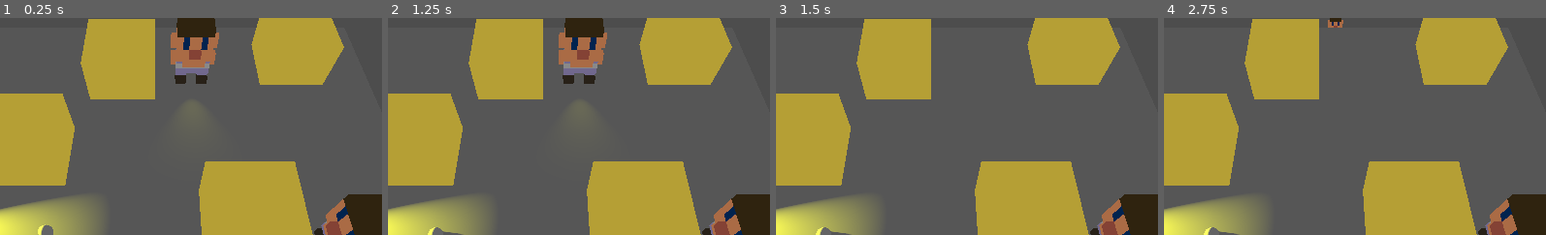
Above: before the commit, frames 1-4 (left to right).
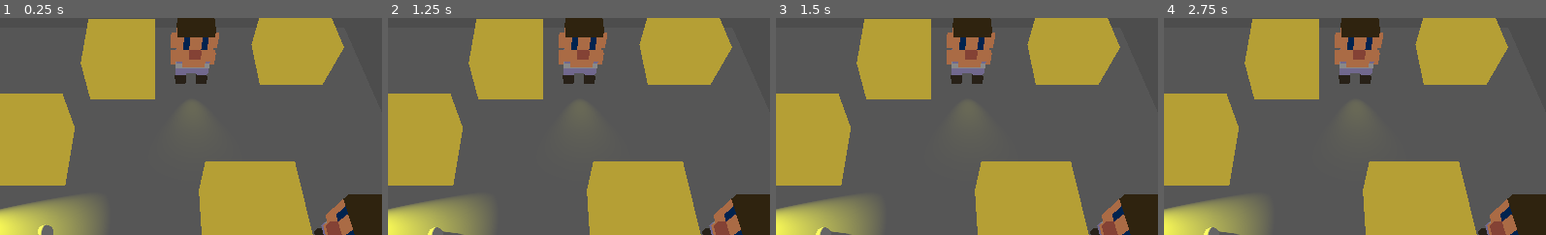
Above: after the commit, the same moments.

Repository: grandeisa/GGJ-2026
Game: Godot game, scene res://node/test_scene.tscn
The game is run twice, just before and just after one commit, with the same random seed, the same clock (stepped at 60 frames per second) and the same inputs.
Inputs:
- Up to frame 1 (0.25 s): no input
- Up to frame 2 (1.25 s): no input
- Up to frame 3 (1.5 s): tap Enter at 1.25 s
- Up to frame 4 (2.75 s): tap Space at 2 s
The pictures show only the part of the screen within x 28-78%, y 0-50%; the shares and areas given below are measured in that part.

Frames 1-2 are identical in both runs. In frame 3, 3.1% of the frame differs, in the area x 44-58%, y 0-31%; in frame 4, 3.2%, in the area x 42-58%, y 0-31%.

Commit message:
Make items pickable and throwable by player

Diff:
--- a/node/player.tscn
+++ b/node/player.tscn
@@ -10,6 +10,9 @@
 [sub_resource type="CapsuleShape3D" id="CapsuleShape3D_b1yxh"]
 radius = 0.32128906
 height = 1.081543
+
+[sub_resource type="SphereShape3D" id="SphereShape3D_ourj3"]
+radius = 1.0
 
 [node name="Player" type="CharacterBody3D" unique_id=255802474]
 script = ExtResource("1_1n1oq")
@@ -44,3 +47,12 @@
 light_color = Color(1, 1, 0, 1)
 spot_range = 2.7141414
 spot_angle = 27.98753
+
+[node name="ItemArea3D" type="Area3D" parent="." unique_id=1614197746]
+
+[node name="CollisionShape3D" type="CollisionShape3D" parent="ItemArea3D" unique_id=1794583153]
+transform = Transform3D(1, 0, 0, 0, 1, 0, 0, 0, 1, 0, 0.5, 0)
+shape = SubResource("SphereShape3D_ourj3")
+
+[node name="ItemOrigin" type="Node3D" parent="." unique_id=1302928198]
+transform = Transform3D(1, 0, 0, 0, 1, 0, 0, 0, 1, 0, 0.5, 0.5)
--- a/project.godot
+++ b/project.godot
@@ -42,6 +42,11 @@
 "events": [Object(InputEventKey,"resource_local_to_scene":false,"resource_name":"","device":-1,"window_id":0,"alt_press …(192 unchanged characters)…
 ]
 }
+t1-item={
+"deadzone": 0.2,
+"events": [Object(InputEventKey,"resource_local_to_scene":false,"resource_name":"","device":-1,"window_id":0,"alt_pressed":false,"shift_pressed":false,"ctrl_pressed":false,"meta_pressed":false,"pressed":false,"keycode":0,"physical_keycode":69,"key_label":0,"unicode":101,"location":0,"echo":false,"script":null)
+]
+}
 t2-up={
 "deadzone": 0.2,
 "events": [Object(InputEventKey,"resource_local_to_scene":false,"resource_name":"","device":-1,"window_id":0,"alt_press …(195 unchanged characters)…
@@ -64,7 +69,12 @@
 }
 t2-bash={
 "deadzone": 0.2,
-"events": [Object(InputEventKey,"resource_local_to_scene":fa …(140 unchanged characters)… d":false,"keycode":0,"physical_keycode":4194309,"key_label":0,"unicode":0,"location":0,"echo":false,"script":null)
+"events": [Object(InputEventKey,"resource_local_to_scene":fa …(140 unchanged characters)… d":false,"keycode":0,"physical_keycode":75,"key_label":0,"unicode":107,"location":0,"echo":false,"script":null)
+]
+}
+t2-item={
+"deadzone": 0.2,
+"events": [Object(InputEventKey,"resource_local_to_scene":false,"resource_name":"","device":-1,"window_id":0,"alt_pressed":false,"shift_pressed":false,"ctrl_pressed":false,"meta_pressed":false,"pressed":false,"keycode":0,"physical_keycode":76,"key_label":0,"unicode":108,"location":0,"echo":false,"script":null)
 ]
 }
 j1-up={
@@ -96,6 +106,10 @@
 "events": [Object(InputEventJoypadButton,"resource_local_to_scene":false,"resource_name":"","device":0,"button_index":0,"pressure":0.0,"pressed":true,"script":null)
 ]
 }
+j1-item={
+"deadzone": 0.2,
+"events": []
+}
 j2-up={
 "deadzone": 0.2,
 "events": [Object(InputEventJoypadMotion,"resource_local_to_scene":false,"resource_name":"","device":1,"axis":1,"axis_value":-1.0,"script":null)
@@ -125,6 +139,10 @@
 "events": [Object(InputEventJoypadButton,"resource_local_to_scene":false,"resource_name":"","device":1,"button_index":0,"pressure":0.0,"pressed":true,"script":null)
 ]
 }
+j2-item={
+"deadzone": 0.2,
+"events": []
+}
 
 [physics]
 
--- a/scripts/player.gd
+++ b/scripts/player.gd
@@ -7,6 +7,8 @@
 @export var bash_duration = 1.0
 
 @onready var input: PlayerInput = $PlayerInput
+@onready var item_area: Area3D = $ItemArea3D
+@onready var item_origin: Node3D = $ItemOrigin
 
 var direction: Vector2 = Vector2.UP
 
--- a/scripts/state-machine/player/walk_player_state.gd
+++ b/scripts/state-machine/player/walk_player_state.gd
@@ -3,12 +3,30 @@
 
 const TURN_SPEED = 150.0
 
+@export var throw_force : Vector3 = Vector3(0, 200, 400)
+
 var player_rotation = 0
 
+var item: Throwable
 
 func _update_state(_delta: float) -> void:
 	if player.input.is_action_just_pressed("bash"):
 		state_transition.emit(self, "bash")
+
+	if player.input.is_action_just_pressed("item"):
+		if not item:
+			for body in player.item_area.get_overlapping_bodies():
+				if body is Throwable:
+					item = body
+					body.get_parent().remove_child(item)
+					break
+		else:
+			item.global_position = player.item_origin.global_position
+			item.rotation = player.item_origin.global_rotation
+			get_tree().current_scene.add_child(item)
+			item.apply_force(throw_force.rotated(Vector3.UP, player.rotation.y))
+
+			item = null
 
 func _physics_update_state(delta: float) -> void:
 	var move_direction: Vector2 = player.input.get_vector("left", "right", "up", "down")
